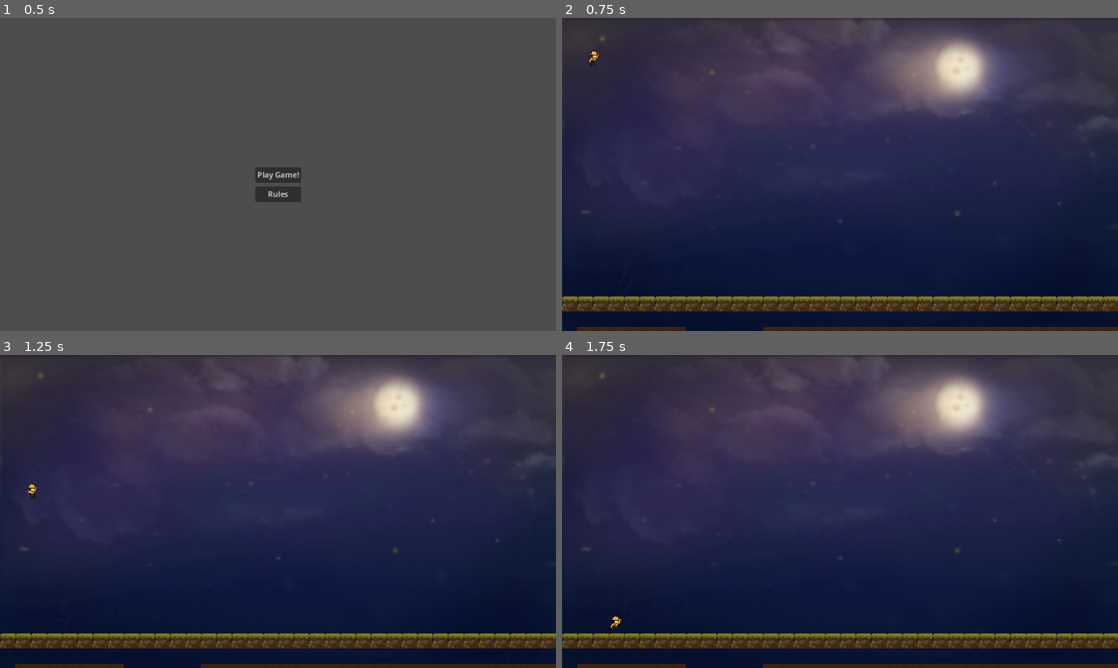
Above: before the commit, frames 1-4 (two rows, left to right).
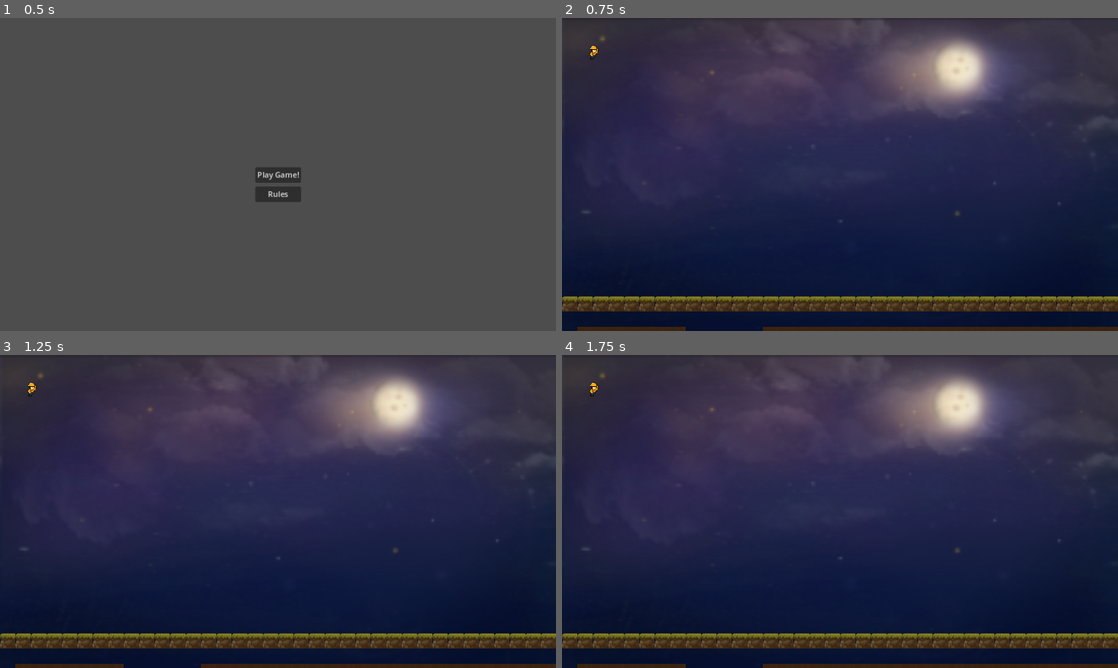
Above: after the commit, the same moments.

Repository: Ruilesser/GamePop
Game: Godot game, scene res://scenes/game/Start_Menu.tscn
Same seed, same stepped clock (60 frames per second), same inputs: the game is played once before the commit and once after it.
Inputs:
- Up to frame 1 (0.5 s): no input
- Up to frame 2 (0.75 s): click "Play Game!" at 0.5 s
- Up to frame 3 (1.25 s): no input
- Up to frame 4 (1.75 s): tap Enter (ui_accept) at 1.25, 1.52 s; hold Right (ui_right) from 1.28 s (still down)

Frame 1 is identical in both runs. In frame 2, less than 0.1% of the frame differs, in the area x 4-7%, y 8-16%; in frame 3, less than 0.1%, in the area x 5-7%, y 8-46%; in frame 4, less than 0.1%.
Error after the commit: Parse Error: Identifier "Enums" not declared in the current scope. (res://scenes/player/Player.gd:9)

Commit message:
Split physics and animation processes

Diff:
--- /dev/null
+++ b/scenes/player/Animator.gd
@@ -0,0 +1,22 @@
+extends AnimatedSprite2D
+
+const BASE_ANIMATION_SPEED: int = 2
+
+# Called when the node enters the scene tree for the first time.
+func _ready():
+	pass # Replace with function body.
+
+
+func _process(_delta):
+	match get_parent().get_meta("MovementState"):
+		Enums.MovementState.IDLE:
+			%AnimatedSprite2D.play("idle")
+		Enums.MovementState.RUN:
+			%AnimatedSprite2D.play("run")
+			%AnimatedSprite2D.speed_scale = BASE_ANIMATION_SPEED
+		Enums.MovementState.JUMP:
+			%AnimatedSprite2D.play("jump")
+		Enums.MovementState.SKID:
+			%AnimatedSprite2D.play("idle")
+		Enums.MovementState.SLIDE:
+			%AnimatedSprite2D.play("slide")
--- a/scenes/player/Player.gd
+++ b/scenes/player/Player.gd
@@ -6,65 +6,57 @@
 const JUMP_VELOCITY = -400.0
 const DECEL_RATE = 15.0
 
-enum {IDLE, RUN, JUMP, SKID, SLIDE}
-
-var movement_state: int = IDLE
+var movement_state: int = Enums.MovementState.IDLE
 
 func _process(_delta):
 	match movement_state:
-		IDLE:
-			%AnimatedSprite2D.play("idle")
+		Enums.MovementState.IDLE:
 			set_standing_collision(true);
-		RUN:
-			%AnimatedSprite2D.play("run")
-			%AnimatedSprite2D.speed_scale = BASE_ANIMATION_SPEED
+		Enums.MovementState.RUN:
 			set_standing_collision(true);
-		JUMP:
-			%AnimatedSprite2D.play("jump")
+		Enums.MovementState.JUMP:
 			set_standing_collision(true);
-		SKID:
-			%AnimatedSprite2D.play("idle")
+		Enums.MovementState.SKID:
 			set_standing_collision(true);
-		SLIDE:
-			%AnimatedSprite2D.play("slide")
+		Enums.MovementState.SLIDE:
 			set_standing_collision(false)
 
-func set_standing_collision( value ): # toggle between standing and sliding collision
+func set_standing_collision(value): # toggle between standing and sliding collision
 	$StandingCol.set_disabled(value)
 	$SlidingCol.set_disabled(!value)
 
 func _physics_process(delta):
-
 	# Handle jump.
 	if Input.is_action_just_pressed("ui_accept") and is_on_floor():
 		velocity.y = JUMP_VELOCITY
 
 	if is_on_floor():
 		if velocity.x != 0:
-			movement_state = RUN
+			movement_state = Enums.MovementState.RUN
 		else:
-			movement_state = IDLE
+			movement_state = Enums.MovementState.IDLE
 
 		# Get the input direction and handle the movement/deceleration.
 		# As good practice, you should replace UI actions with custom gameplay actions.
 		var direction = Input.get_axis("ui_left", "ui_right")
-		if direction:#move in the directionsdadwsa
+		if direction: # move in the directionsdadwsa
 			if direction == 1:
 				%AnimatedSprite2D.flip_h = false
 			else:
 				%AnimatedSprite2D.flip_h = true
 			#movement_state = SKID
 			velocity.x = SPEED * direction
-		else:#stop moving
-			if(velocity.x == 0):
-				movement_state = IDLE
+		else: # stop moving
+			if (velocity.x == 0):
+				movement_state = Enums.MovementState.IDLE
 			else:
-				movement_state = SKID
-				velocity.x = move_toward(velocity.x, 0, DECEL_RATE) #move toward 0 while holding LEFT
+				movement_state = Enums.MovementState.SKID
+				velocity.x = move_toward(velocity.x, 0, DECEL_RATE) # move toward 0 while holding LEFT
 
 	else:
-		movement_state = JUMP
+		movement_state = Enums.MovementState.JUMP
 		# Add the gravity.
 		velocity += get_gravity() * delta
 
+	self.set_meta("MovementState", movement_state)
 	move_and_slide()
